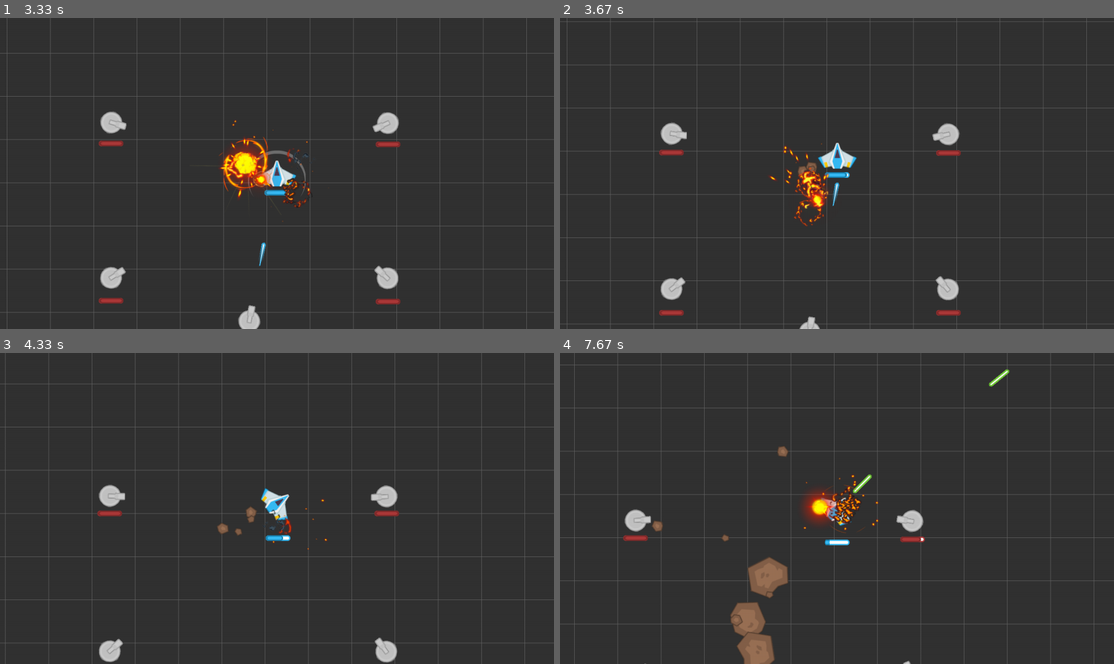
Above: before the commit, frames 1-4 (two rows, left to right).
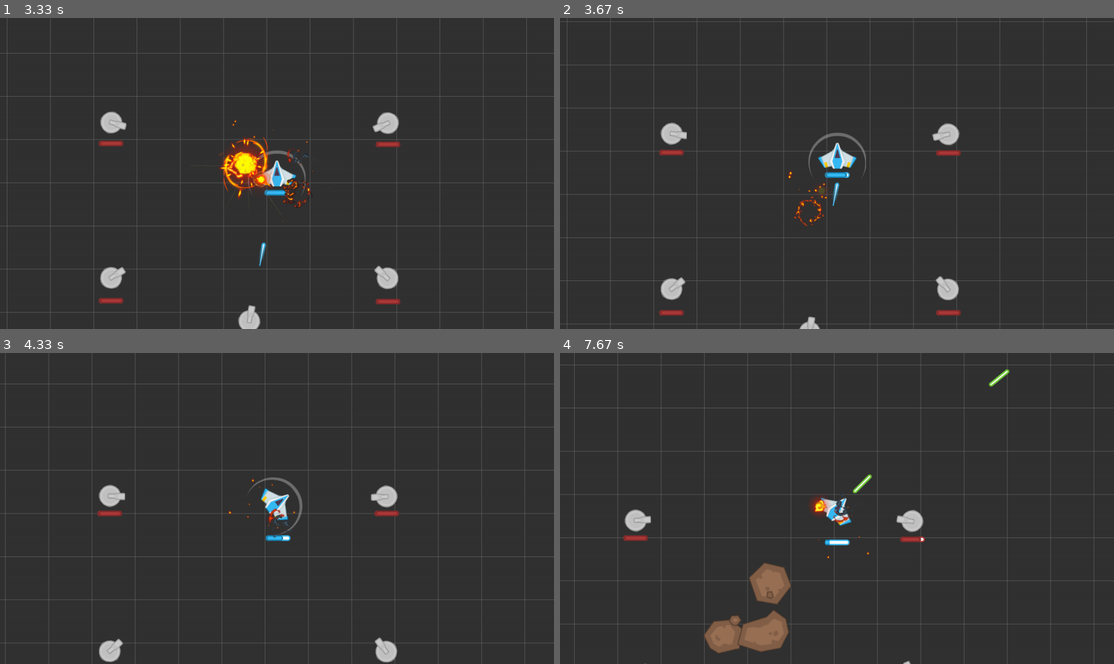
Above: after the commit, the same moments.

Repository: genericprogrammerdude/pygamengn
Game: pygame game, started from main.py
The game is run twice, just before and just after one commit, with the same random seed, the same clock (stepped at 60 frames per second) and the same inputs.
Inputs:
- Up to frame 1 (3.33 s): tap Space at 0.33 s; hold D 0.67-1.13 s; hold W 1.17-1.47 s; hold D 1.5-1.97 s; hold A 2-2.53 s; hold S 2.57-2.87 s; hold A 2.9-3.3 s
- Up to frame 2 (3.67 s): hold W from 3.33 s (still down)
- Up to frame 3 (4.33 s): release W at 3.7 s; hold D from 3.73 s (still down)
- Up to frame 4 (7.67 s): release D at 4.37 s; hold S 4.4-4.77 s; hold A 4.8-5.27 s; hold D 5.3-5.77 s; hold W 5.8-6.1 s; hold D 6.13-6.6 s; tap Space at 6.2, 6.5, 6.7, 7, 7.27, 7.6 s; hold A 6.63-7.17 s; hold S 7.2-7.5 s; hold A from 7.53 s (still down)

Frame 1 is identical in both runs. In frame 2, 0.8% of the frame differs, in the area x 37-56%, y 36-62%; in frame 3, 0.5%; in frame 4, 3.0%, in the area x 16-58%, y 30-100%.

Commit message:
Minor cleanup.

Diff:
--- a/GameEngine/game.py
+++ b/GameEngine/game.py
@@ -20,7 +20,7 @@
         # Update game objects for rendering
         self.render_group.update(self.screen.get_rect(), delta)
 
-        # Do collision detection and response
+        # Do collision detection and notification
         self.collision_manager.do_collisions()
 
         # Render
--- a/asteroid.py
+++ b/asteroid.py
@@ -45,7 +45,6 @@
                 spawn.set_pos(self.death_spawn_pos)
                 heading_delta = 90.0 * (random.random() - 0.5)
                 spawn.set_heading(self.heading + heading_delta)
-                spawn.transform()
         super().die()
 
 
@@ -67,4 +66,3 @@
             asteroid = GameObjectFactory.create(asteroid_type)
             asteroid.set_pos(pygame.Vector2(640, 360))
             asteroid.set_heading(random.randrange(0, 360))
-            asteroid.transform()
